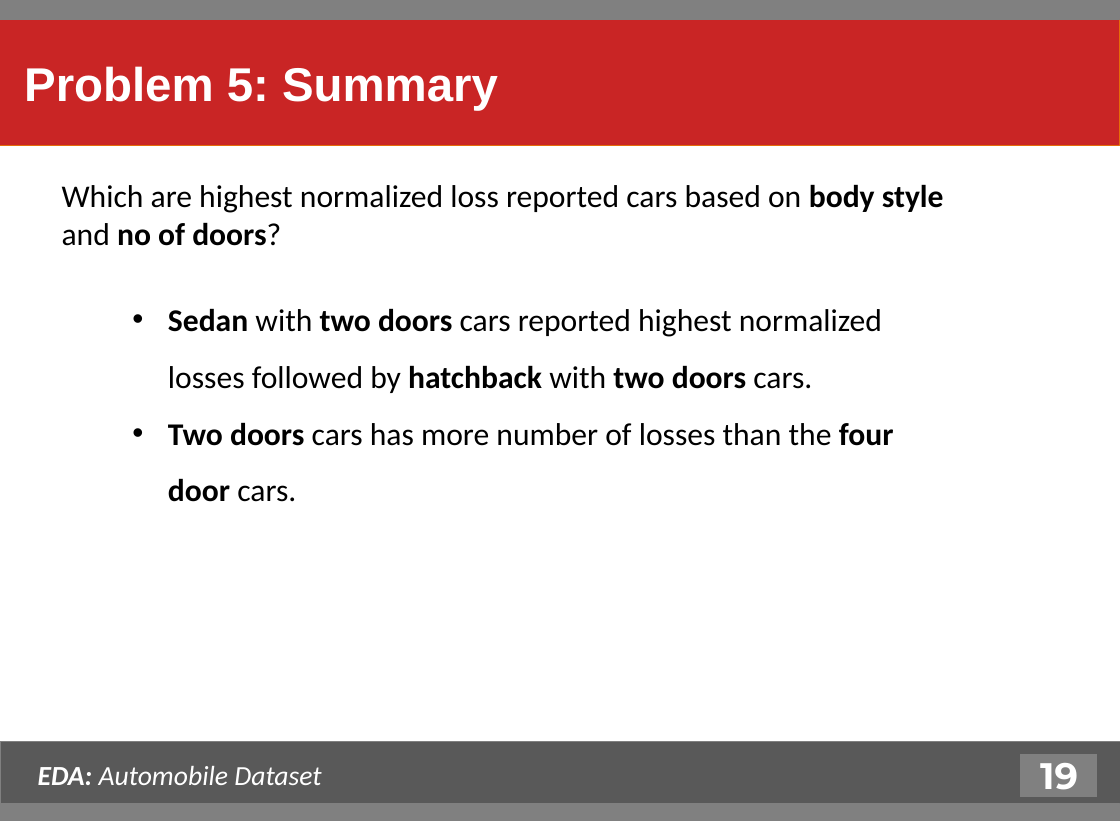
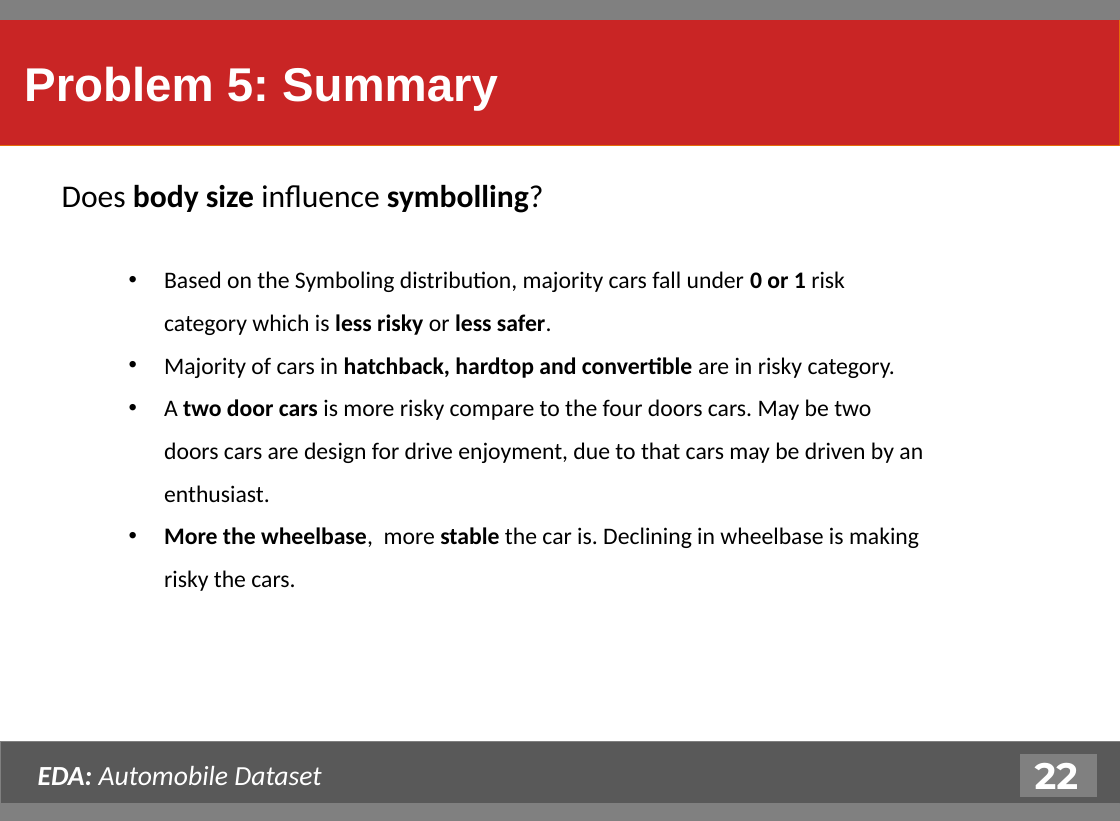
Before and after one commit to purnananda/Automobile_EDA, a slide deck: slide 23 of EDA_Automobile_Dataset.pptx (slide 22 before the commit). Drawn at 1120x821 pixels with LibreOffice and Linux fonts; fonts in the diff are those of the drawing. Boxes give left, top, right and bottom in pixels: in the first picture for what was removed or moved away, otherwise in the second. Text is boxed around its words. In the diff, an @@ line names an element or a change of style, - is before the commit and + after.

```diff
--- a/EDA_Automobile_Dataset.pptx
+++ b/EDA_Automobile_Dataset.pptx
@@ text at (62, 184, 544, 213): text changed; bold on @@
-Which are highest normalized loss reported cars based on body style and no of doors?
+Does body size influence symbolling?
@@ text at (164, 271, 923, 591): text changed; size 24 to 18 pt @@
-• Sedan with two doors cars reported highest normalized losses followed by hatchback with two doors cars.
-• Two doors cars has more number of losses than the four door cars.
+• Based on the Symboling distribution, majority cars fall under 0 or 1 risk category which is less risky or less safer.
+• Majority of cars in hatchback, hardtop and convertible are in risky category.
+• A two door cars is more risky compare to the four doors cars. May be two doors cars are design for drive enjoyment, due to that cars may be driven by an enthusiast.
+• More the wheelbase, more stable the car is. Declining in wheelbase is making risky the cars.
@@ text at (1035, 763, 1078, 789): text changed @@
-19
+22
```
Also in this commit, not shown: 10 other slides changed, 1 slide added, 1 other file.
